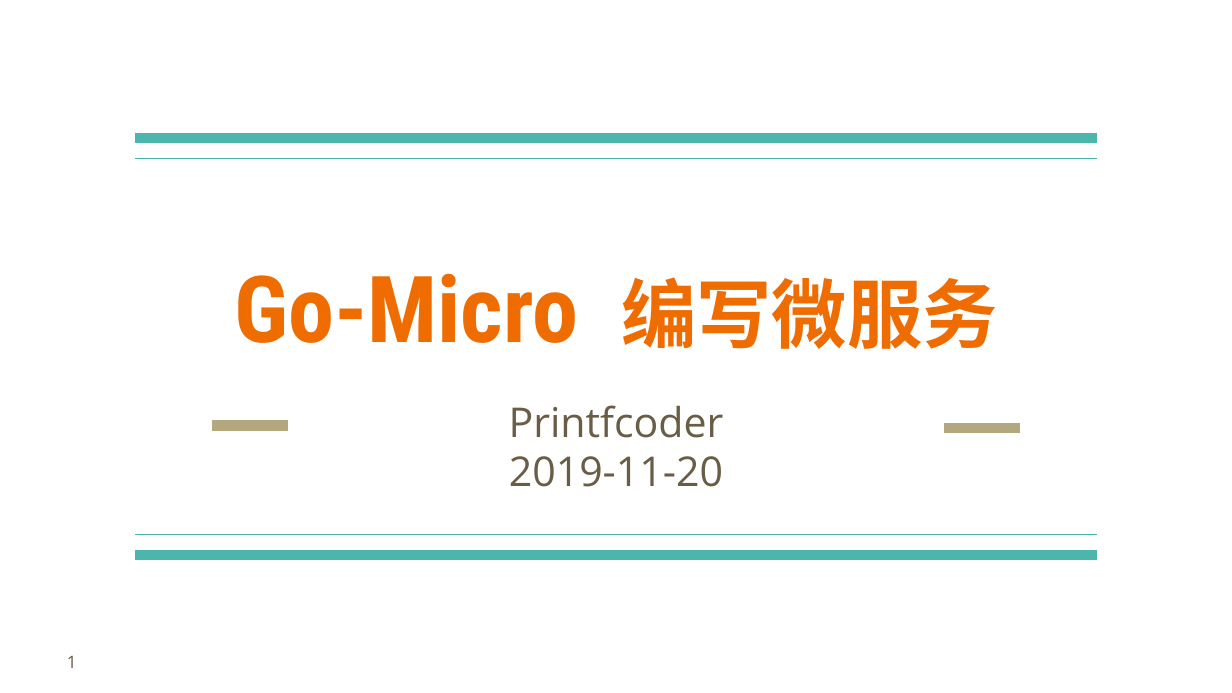
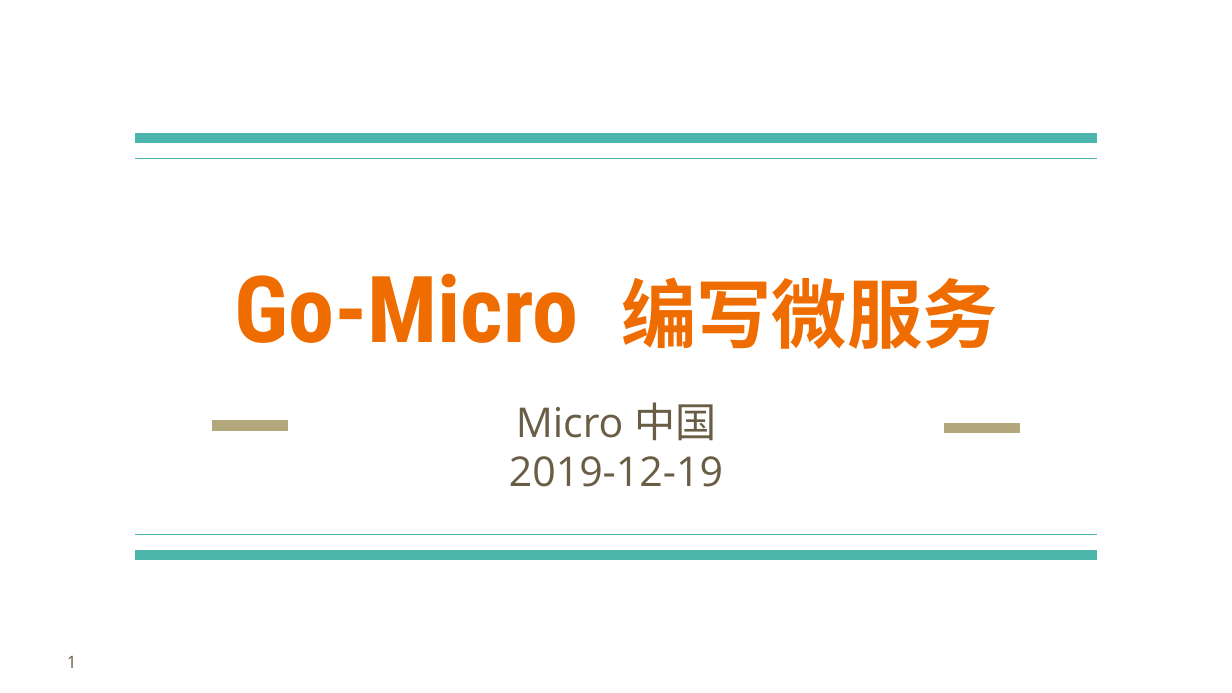
Before and after one commit to printfcoder/stack-rpc-tutorials, a slide deck: slide 1 of others/share/learning-go/【第二期】Go-Micro编写微服务.pptx. Drawn at 1232x693 pixels with LibreOffice and Linux fonts; fonts in the diff are those of the drawing; background and template pictures are left out. Boxes give left, top, right and bottom in pixels: in the first picture for what was removed or moved away, otherwise in the second. Text is boxed around its words. In the diff, an @@ line names an element or a change of style, - is before the commit and + after.

```diff
--- a/others/share/learning-go/【第二期】Go-Micro编写微服务.pptx
+++ b/others/share/learning-go/【第二期】Go-Micro编写微服务.pptx
@@ subtitle at (x1=509, y1=402, x2=723, y2=487): text changed @@
-Printfcoder
-2019-11-20
+Micro 中国
+2019-12-19
```
Also in this commit, not shown: 5 other files.
